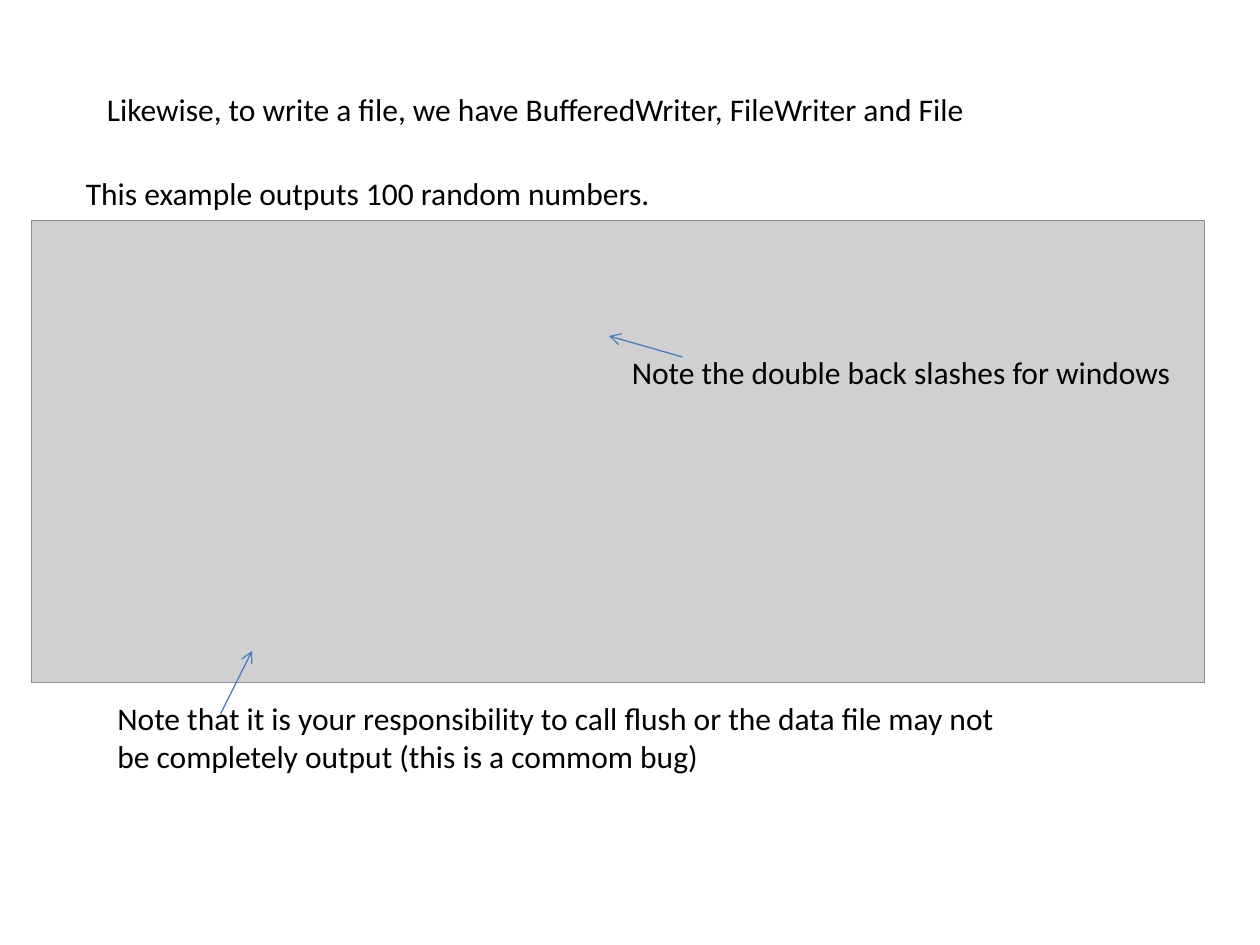
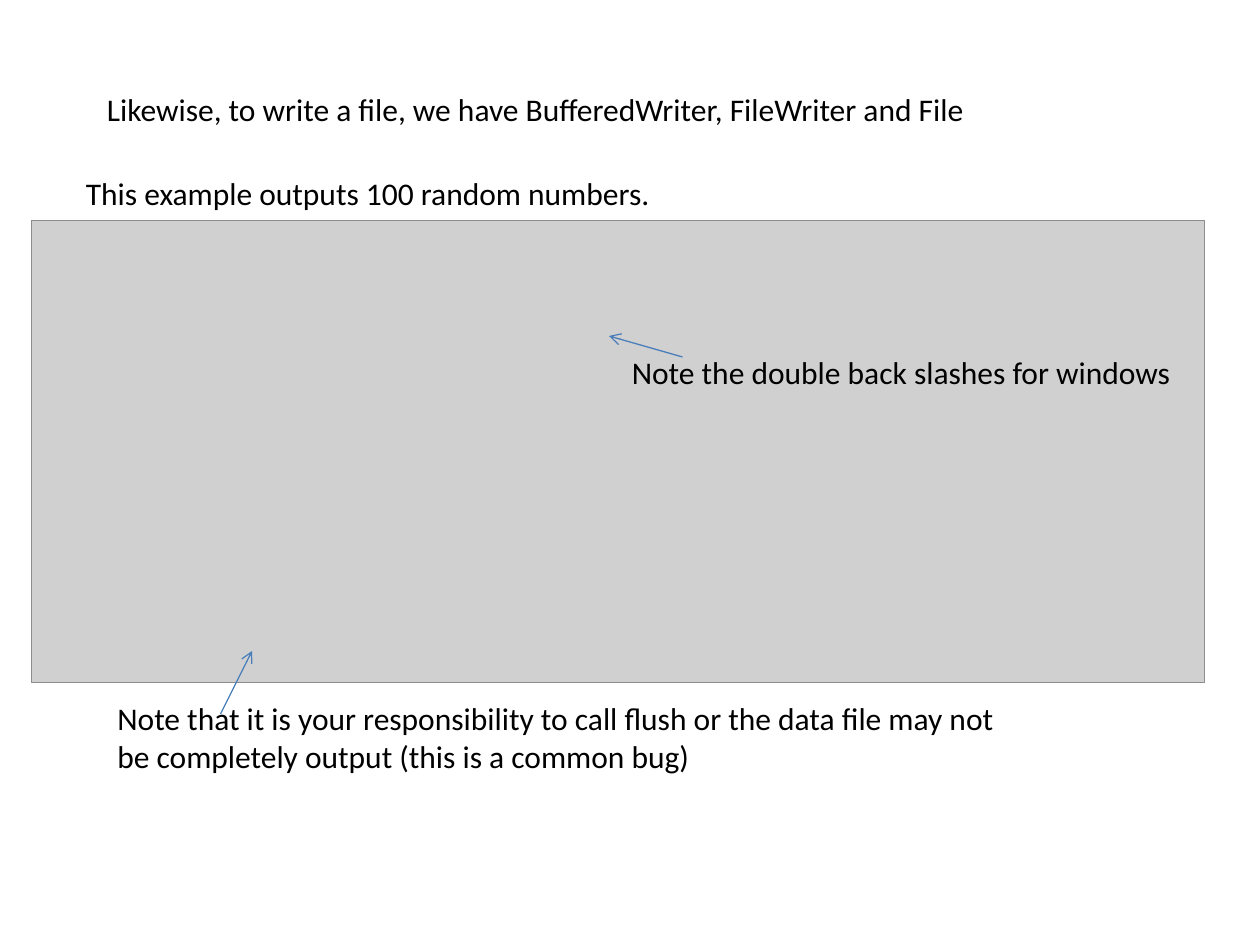
Before and after one commit to afodor/afodor.github.io, a slide deck: slide 31 of classes/prog2017/Prog3-Lecture05.pptx. Drawn at 1260x945 pixels with LibreOffice and Linux fonts; fonts in the diff are those of the drawing; grey boxes stand for pictures. Boxes give left, top, right and bottom in pixels: in the first picture for what was removed or moved away, otherwise in the second. Text is boxed around its words. In the diff, an @@ line names an element or a change of style, - is before the commit and + after.

Commit message:
lecture 6

```diff
--- a/classes/prog2017/Prog3-Lecture05.pptx
+++ b/classes/prog2017/Prog3-Lecture05.pptx
@@ text at (117,745,689,774): text changed @@
-be completely output (this is a commom bug)
+be completely output (this is a common bug)
```
Also in this commit, not shown: 2 other files.
